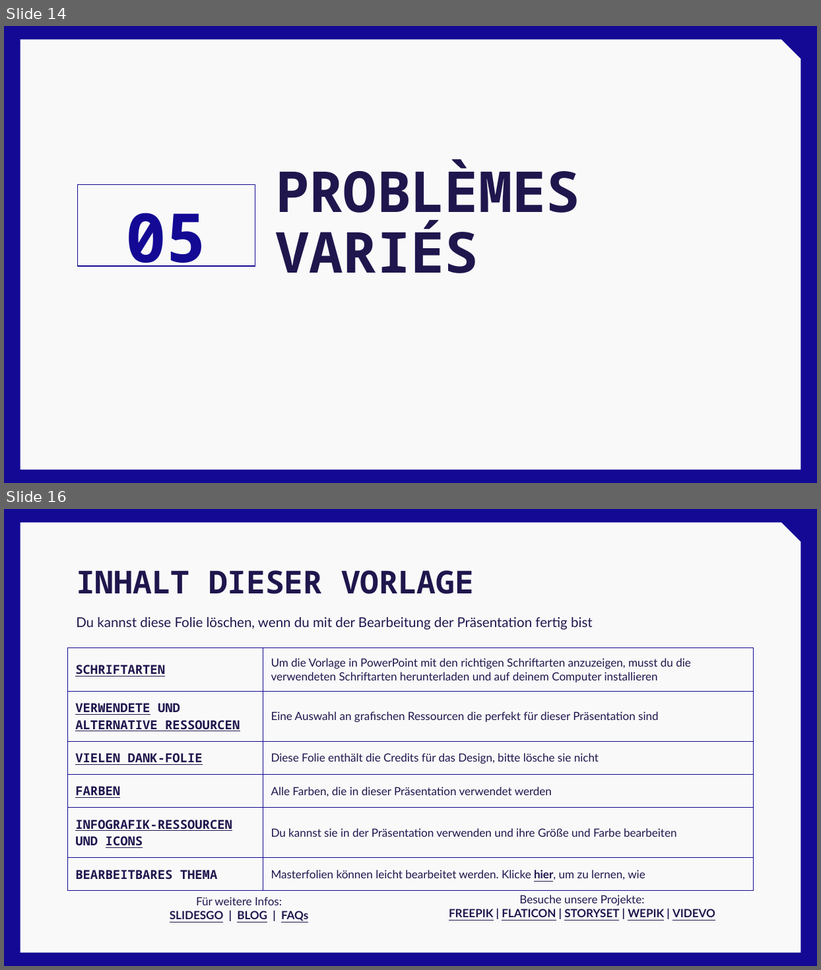
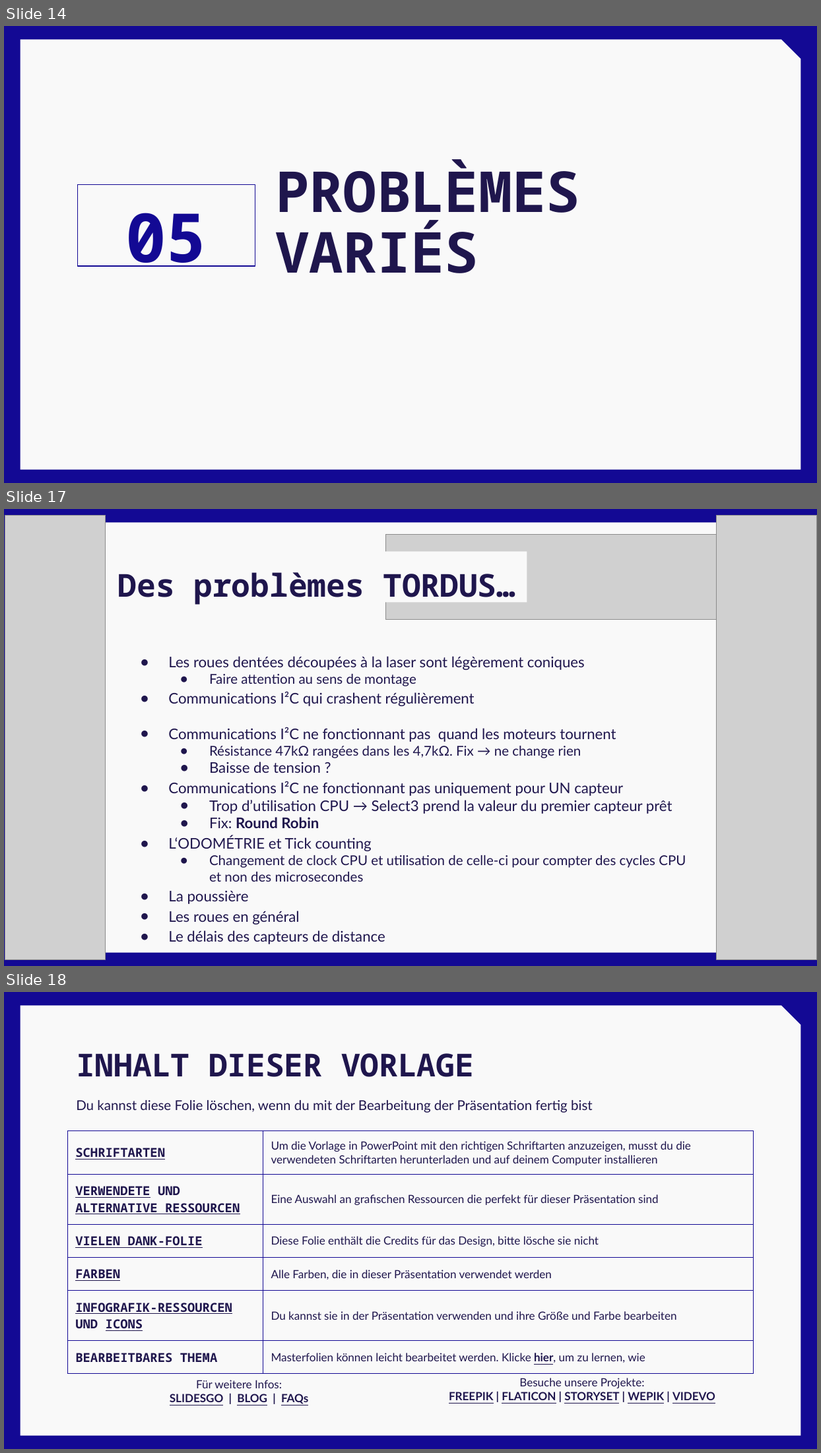
Before and after one commit to bananasmoothii/micromouse, a slide deck: Rendu/Presentation Soutenance.pptx. Shown one above the other, each under a label of ours: slides 14 and 16 before the commit, slides 14, 17 and 18 after it; the slides between them are not shown. The pictures are 821x970 and 821x1453 pixels, drawn with LibreOffice and Linux fonts; fonts in the diff are those of the drawing; grey boxes stand for pictures; background and template pictures are left out. Boxes give left, top, right and bottom in pixels: in the first picture for what was removed or moved away, otherwise in the second. Text is boxed around its words. In the diff, an @@ line names an element or a change of style, - is before the commit and + after.

```diff
--- a/Rendu/Presentation Soutenance.pptx
+++ b/Rendu/Presentation Soutenance.pptx
@@ slide 17 added at (x1=4, y1=509, x2=817, y2=966), background #130994; not listed: 1 template element that a slide beside it also shows @@
@@ picture added at (x1=5, y1=516, x2=106, y2=960) @@
@@ picture added at (x1=716, y1=516, x2=817, y2=960) @@
@@ picture added at (x1=386, y1=534, x2=716, y2=620) @@
@@ title added at (x1=110, y1=551, x2=527, y2=603), fill #F9F9F9, 28 pt, text #1F164D, bold @@
+Des problèmes TORDUS…
@@ subtitle added at (x1=168, y1=656, x2=686, y2=945), 13 pt, text #1F164D @@
+● Les roues dentées découpées à la laser sont légèrement coniques
+  ● Faire attention au sens de montage
+● Communications I²C qui crashent régulièrement
+● Communications I²C ne fonctionnant pas quand les moteurs tournent
+  ● Résistance 47kΩ rangées dans les 4,7kΩ. Fix → ne change rien
+  ● Baisse de tension ?
+● Communications I²C ne fonctionnant pas uniquement pour UN capteur
+  ● Trop d’utilisation CPU → Select3 prend la valeur du premier capteur prêt
+  ● Fix: Round Robin
+● L‘ODOMÉTRIE et Tick counting
+  ● Changement de clock CPU et utilisation de celle-ci pour compter des cycles CPU et non des microsecondes
+● La poussière
+● Les roues en général
+● Le délais des capteurs de distance
@@ what was slide 16 is now slide 18 @@
```
Also in this commit, not shown: 5 slides changed, 1 other slide added, 7 other files.
